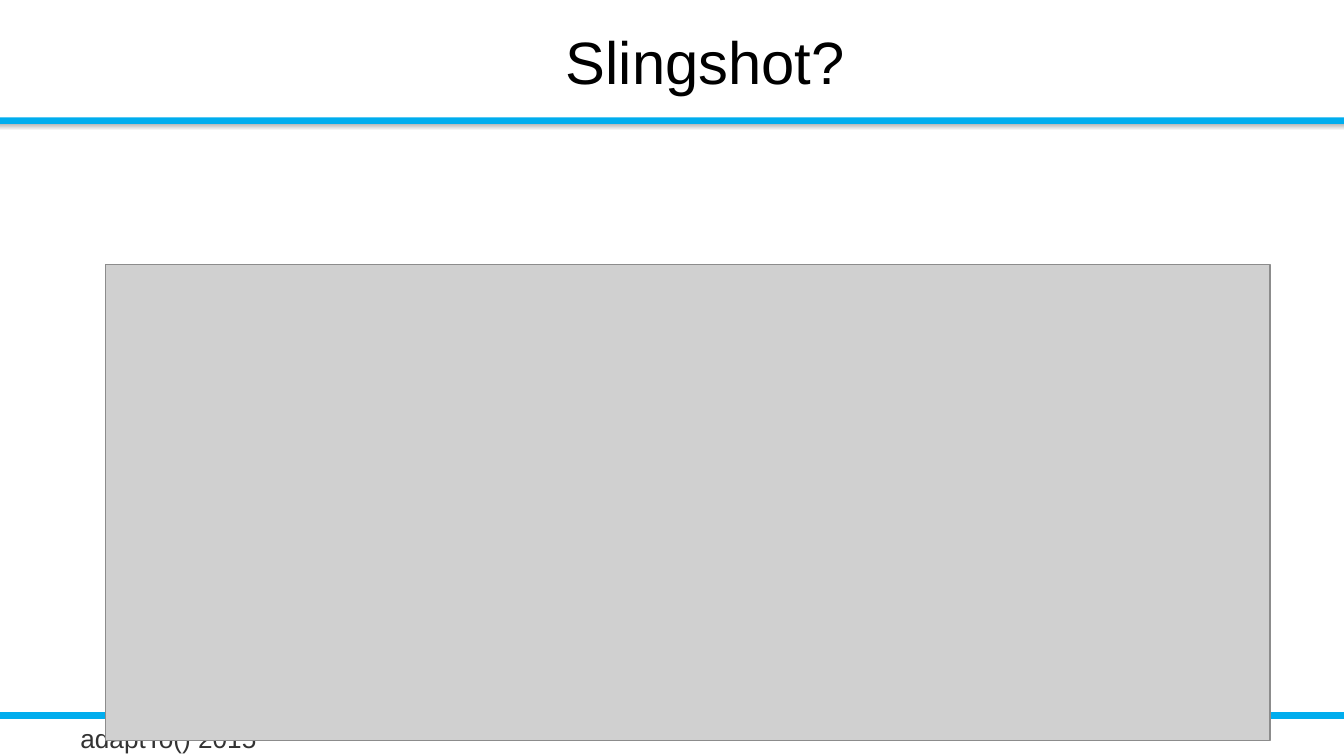
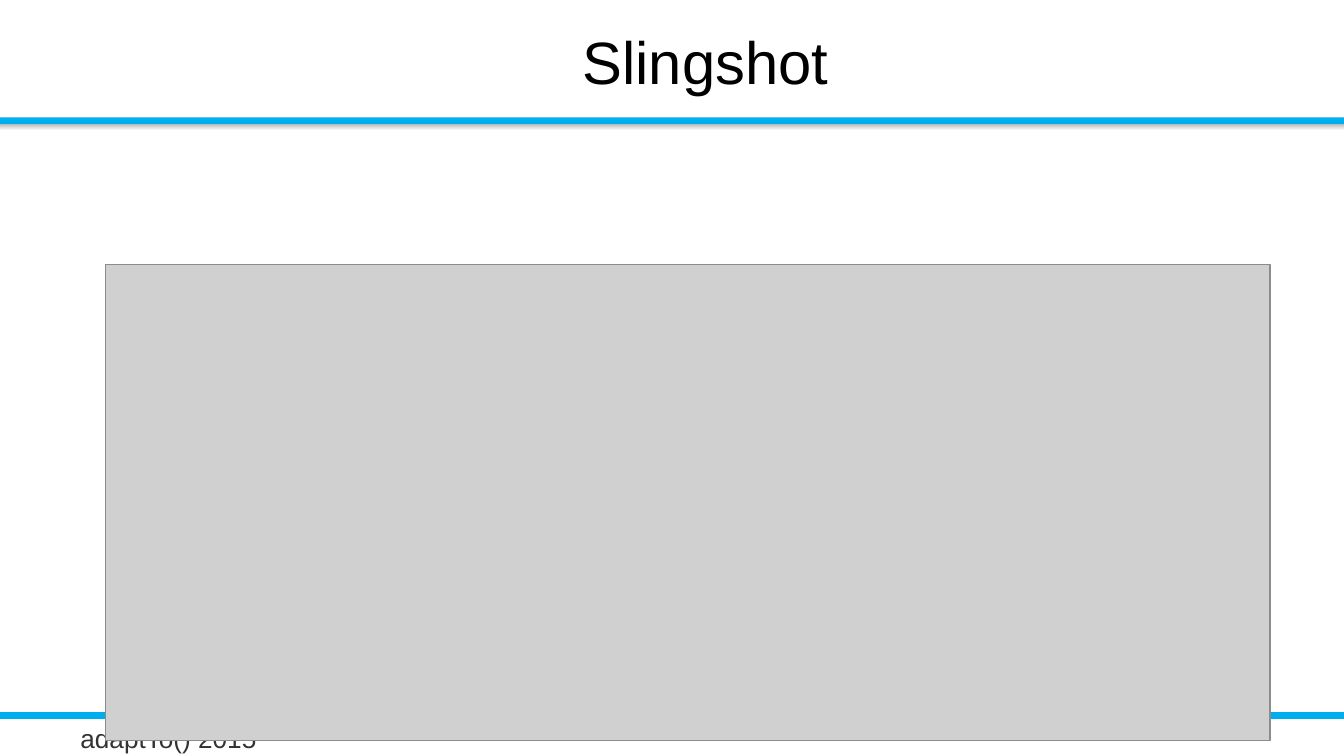
Before and after one commit to rombert/talks, a slide deck: slide 38 of adaptTo2015/How_Do_I_Test_My_Sling_Application-Robert_Munteanu_unedited.odp (slide 34 before the commit). Drawn at 1344x756 pixels with LibreOffice and Linux fonts; fonts in the diff are those of the drawing; grey boxes stand for pictures; background and template pictures are left out. Boxes give left, top, right and bottom in pixels: in the first picture for what was removed or moved away, otherwise in the second. Text is boxed around its words. In the diff, an @@ line names an element or a change of style, - is before the commit and + after.

```diff
--- a/adaptTo2015/How_Do_I_Test_My_Sling_Application-Robert_Munteanu_unedited.odp
+++ b/adaptTo2015/How_Do_I_Test_My_Sling_Application-Robert_Munteanu_unedited.odp
@@ title at (583,40,829,95): text changed @@
-Slingshot?
+Slingshot
```
Also in this commit, not shown: 2 other slides changed, 5 slides added, 1 slide removed, 14 other files.
